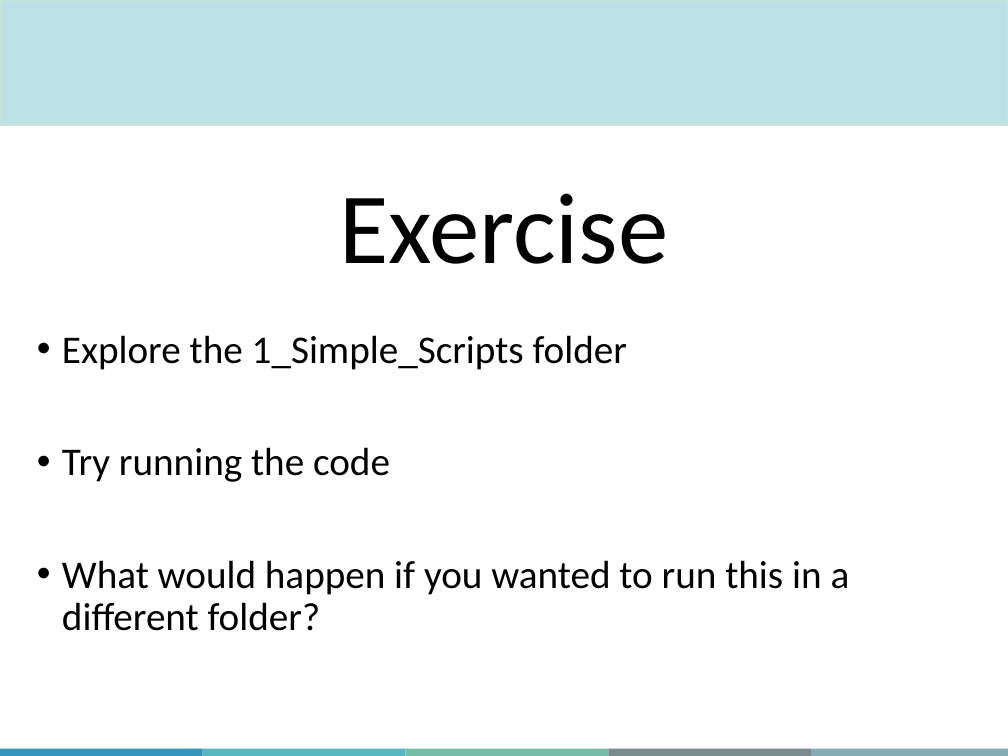
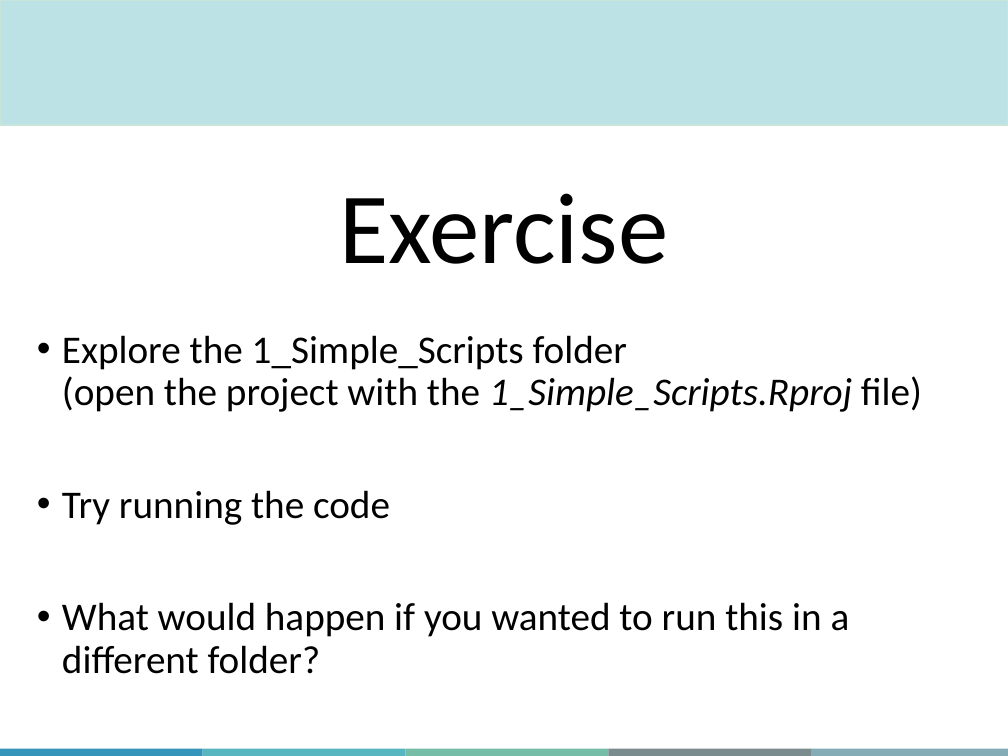
Before and after one commit to QLS-MiCM/RPackageDevelopment, a slide deck: slide 12 of Slides/RPackageDevelopment_Slides.pptx (slide 10 before the commit). Drawn at 1008x756 pixels with LibreOffice and Linux fonts; fonts in the diff are those of the drawing; background and template pictures are left out. Boxes give left, top, right and bottom in pixels: in the first picture for what was removed or moved away, otherwise in the second. Text is boxed around its words. In the diff, an @@ line names an element or a change of style, - is before the commit and + after.

```diff
--- a/Slides/RPackageDevelopment_Slides.pptx
+++ b/Slides/RPackageDevelopment_Slides.pptx
@@ text at [62, 335, 922, 412]: text changed @@
-• Explore the 1_Simple_Scripts folder
+• Explore the 1_Simple_Scripts folder (open the project with the 1_Simple_Scripts.Rproj file)
```
Also in this commit, not shown: 10 other slides changed.
